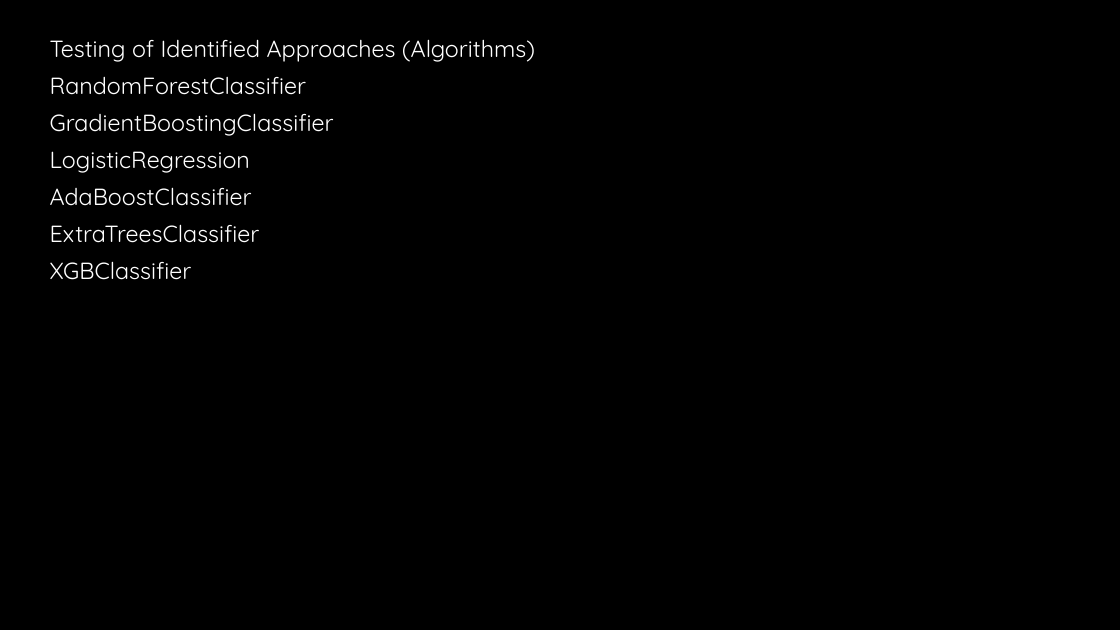
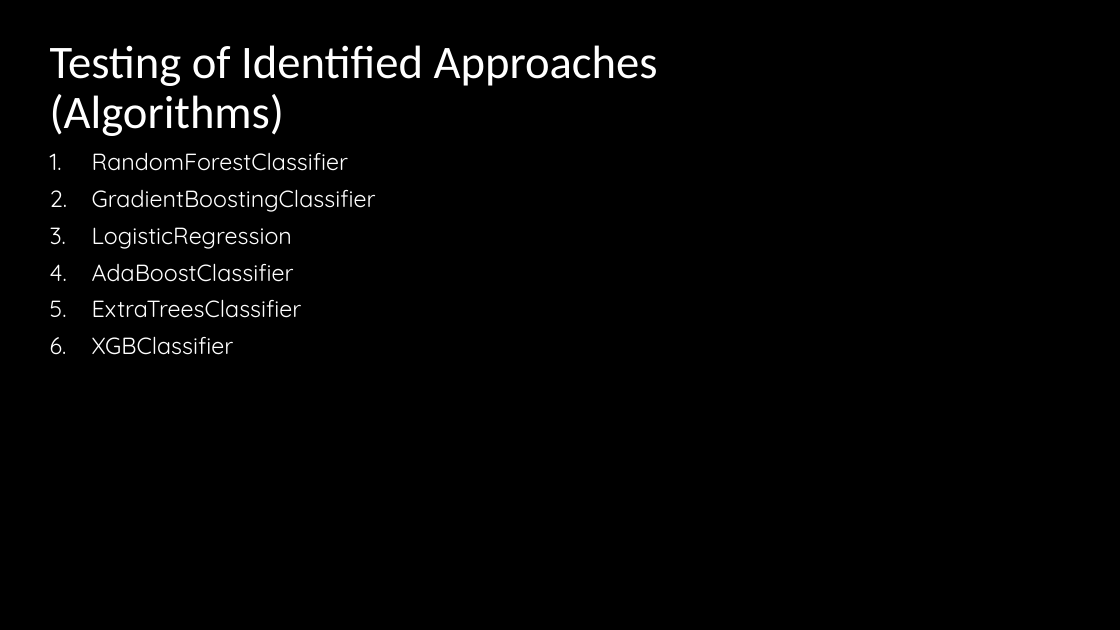
Before and after one commit to devanshusuri/Fliprobo-Assignments, a slide deck: slide 9 of Micro-Credit-Defaulter/Presentation1 (1).pptx. Drawn at 1120x630 pixels with LibreOffice and Linux fonts; fonts in the diff are those of the drawing; background and template pictures are left out. Boxes give left, top, right and bottom in pixels: in the first picture for what was removed or moved away, otherwise in the second. Text is boxed around its words. In the diff, an @@ line names an element or a change of style, - is before the commit and + after.

```diff
--- a/Micro-Credit-Defaulter/Presentation1 (1).pptx
+++ b/Micro-Credit-Defaulter/Presentation1 (1).pptx
@@ subtitle "Testing of Identified Approaches (Algorithms)" at [50, 45, 658, 355]: size 20 to 40 pt, font Quicksand to Calibri in "Testing of Identified Approaches (Algorithms)"; bullet none to 1. @@
```
Also in this commit, not shown: 1 other slide changed, 13 slides added, 11 slides removed.
